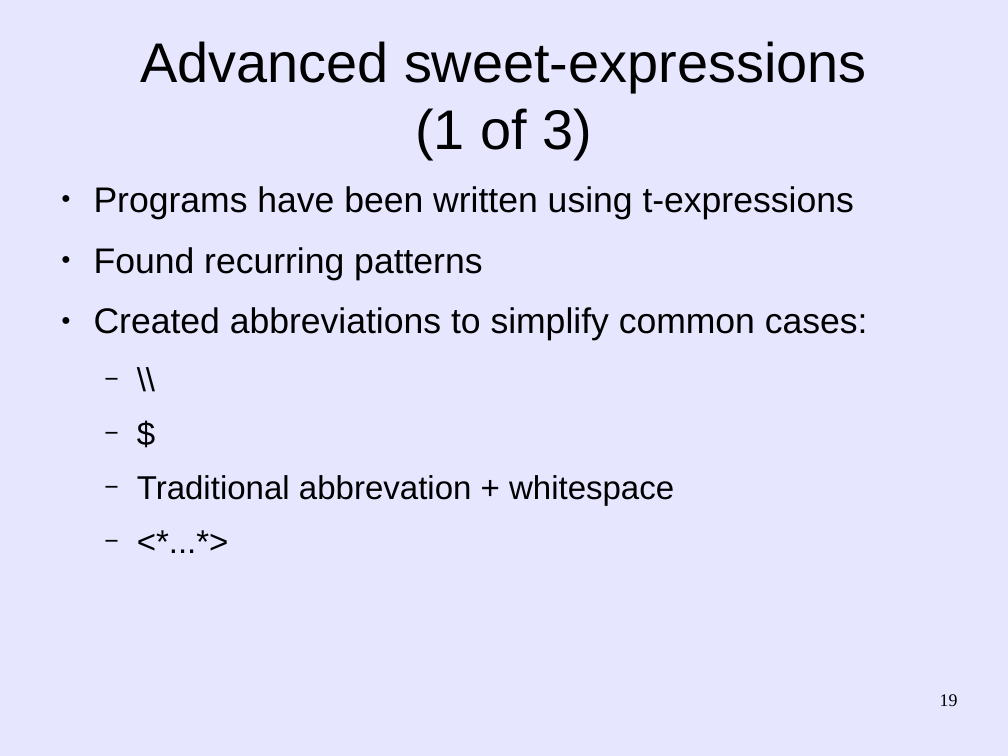
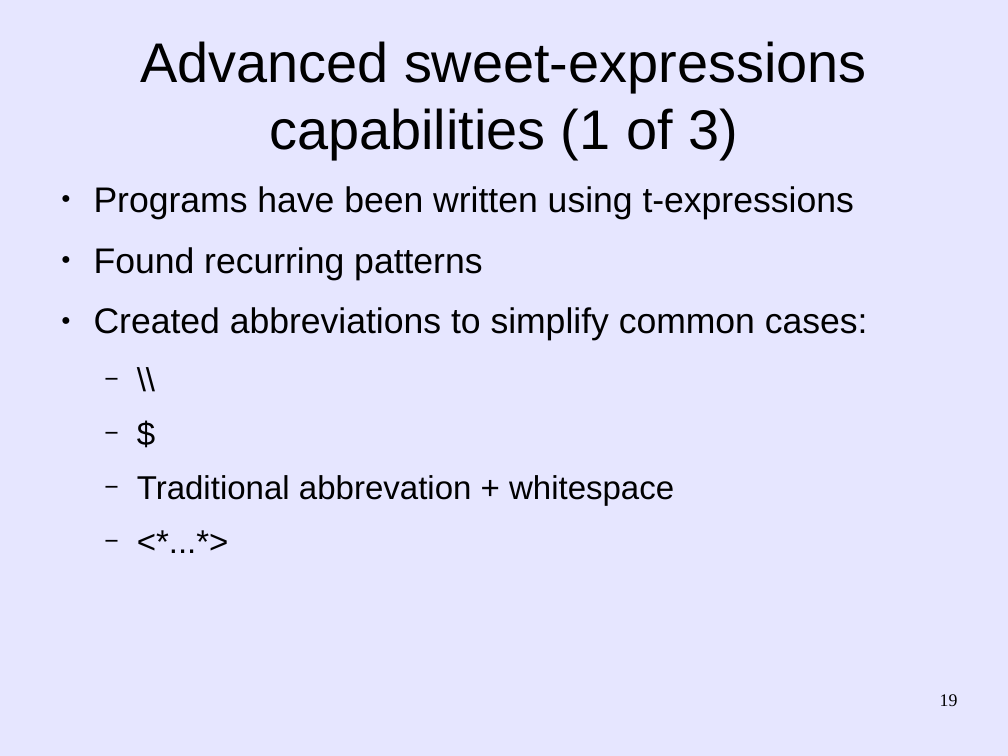
Before and after one commit to martin12333/Readable-Lisp-S-expressions, a slide deck: slide 19 of readable-s-expressions.odp. Drawn at 1008x756 pixels with LibreOffice and Linux fonts; fonts in the diff are those of the drawing. Boxes give left, top, right and bottom in pixels: in the first picture for what was removed or moved away, otherwise in the second. Text is boxed around its words. In the diff, an @@ line names an element or a change of style, - is before the commit and + after.

Commit message:
readable-s-expressions.odp: Mention "full" vs. "basic" c-expressions

```diff
--- a/readable-s-expressions.odp
+++ b/readable-s-expressions.odp
@@ title at bbox=[140, 41, 867, 159]: text changed @@
-Advanced sweet-expressions
-(1 of 3)
+Advanced sweet-expressions
+capabilities (1 of 3)
```
Also in this commit, not shown: 6 other slides changed.
